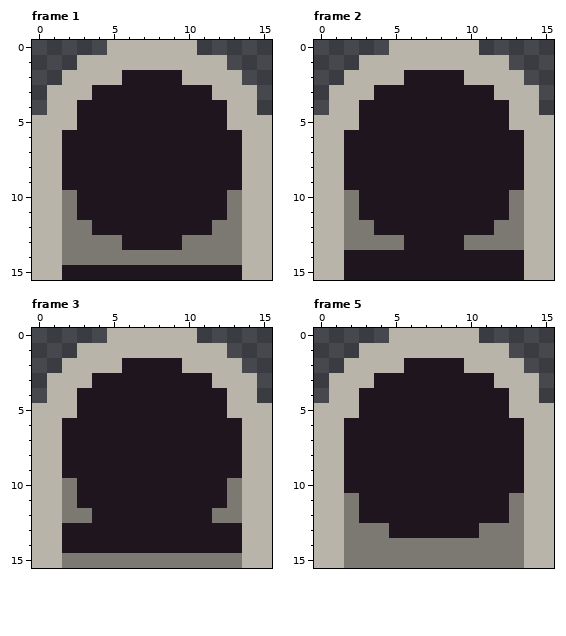
Pixel-art file, stored at art/conveyor/output.aseprite. Above, as it was before the edit.
16x16 pixels, 16 frames. Shown: frame 1, frame 2, frame 3, frame 5. The commit also changed other frames, which this record leaves out.
The same view after the edit:
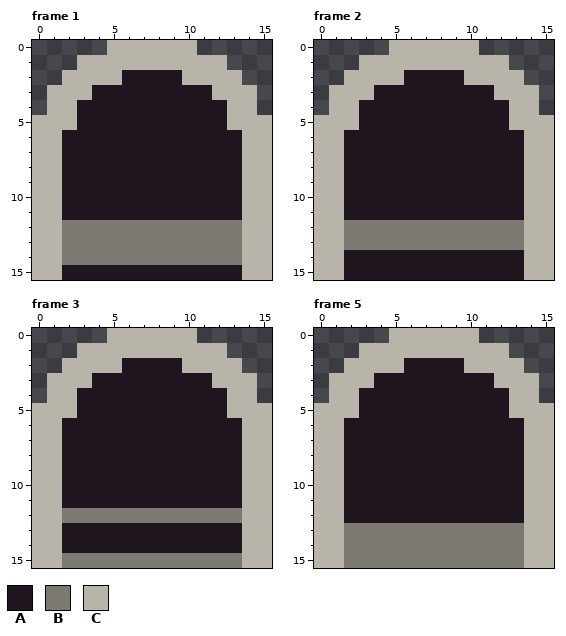
Palette (. is transparent): A #1e151e  B #7c7973  C #b8b4a9
From old to new:
--- frame 1
@@ x 0..15 @@
  9 CCAAAAAAAAAAAACC
-10 CCBAAAAAAAAAABCC
-11 CCBAAAAAAAAAABCC
-12 CCBBAAAAAAAABBCC
-13 CCBBBBAAAABBBBCC
+10 CCAAAAAAAAAAAACC
+11 CCAAAAAAAAAAAACC
+12 CCBBBBBBBBBBBBCC
+13 CCBBBBBBBBBBBBCC
 14 CCBBBBBBBBBBBBCC
--- frame 2
@@ x 0..15 @@
  9 CCAAAAAAAAAAAACC
-10 CCBAAAAAAAAAABCC
-11 CCBAAAAAAAAAABCC
-12 CCBBAAAAAAAABBCC
-13 CCBBBBAAAABBBBCC
+10 CCAAAAAAAAAAAACC
+11 CCAAAAAAAAAAAACC
+12 CCBBBBBBBBBBBBCC
+13 CCBBBBBBBBBBBBCC
 14 CCAAAAAAAAAAAACC
--- frame 3
@@ x 0..15 @@
  9 CCAAAAAAAAAAAACC
-10 CCBAAAAAAAAAABCC
-11 CCBAAAAAAAAAABCC
-12 CCBBAAAAAAAABBCC
+10 CCAAAAAAAAAAAACC
+11 CCAAAAAAAAAAAACC
+12 CCBBBBBBBBBBBBCC
 13 CCAAAAAAAAAAAACC
--- frame 5
@@ x 0..15 @@
 10 CCAAAAAAAAAAAACC
-11 CCBAAAAAAAAAABCC
-12 CCBAAAAAAAAAABCC
-13 CCBBBAAAAAABBBCC
+11 CCAAAAAAAAAAAACC
+12 CCAAAAAAAAAAAACC
+13 CCBBBBBBBBBBBBCC
 14 CCBBBBBBBBBBBBCC
